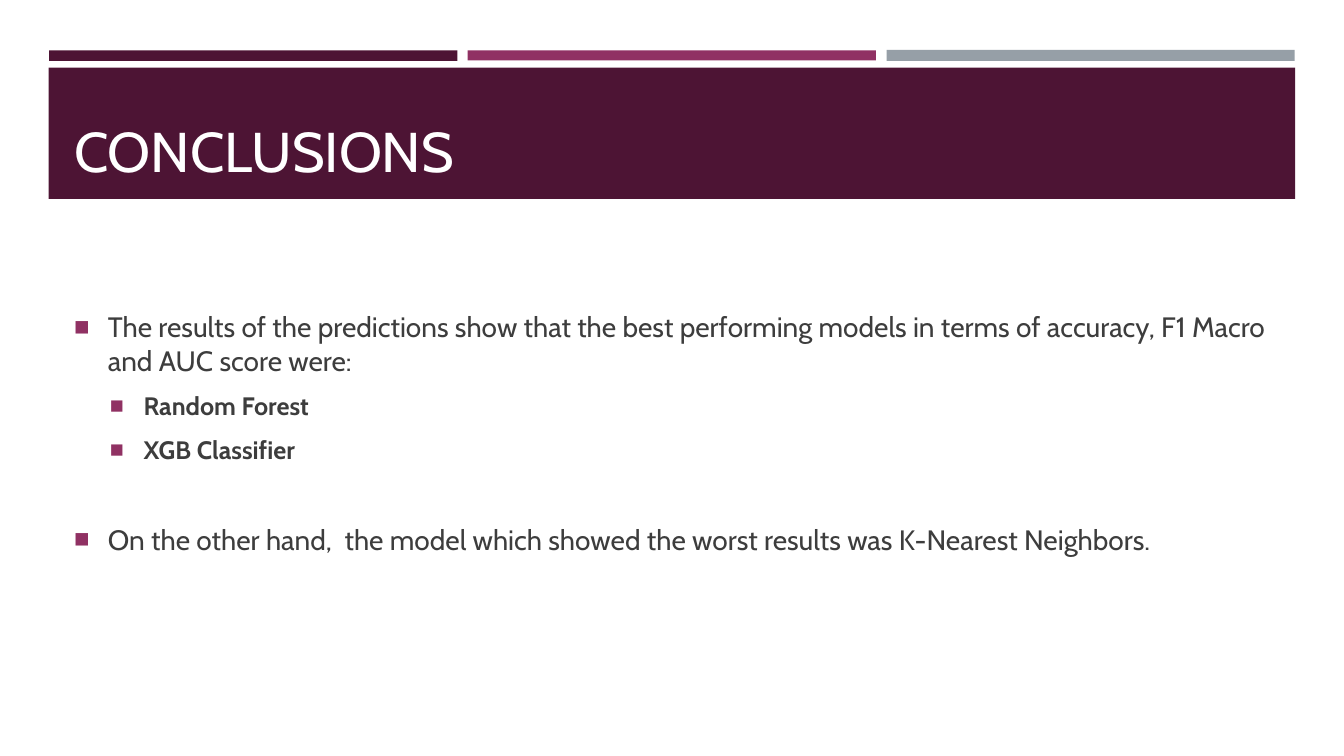
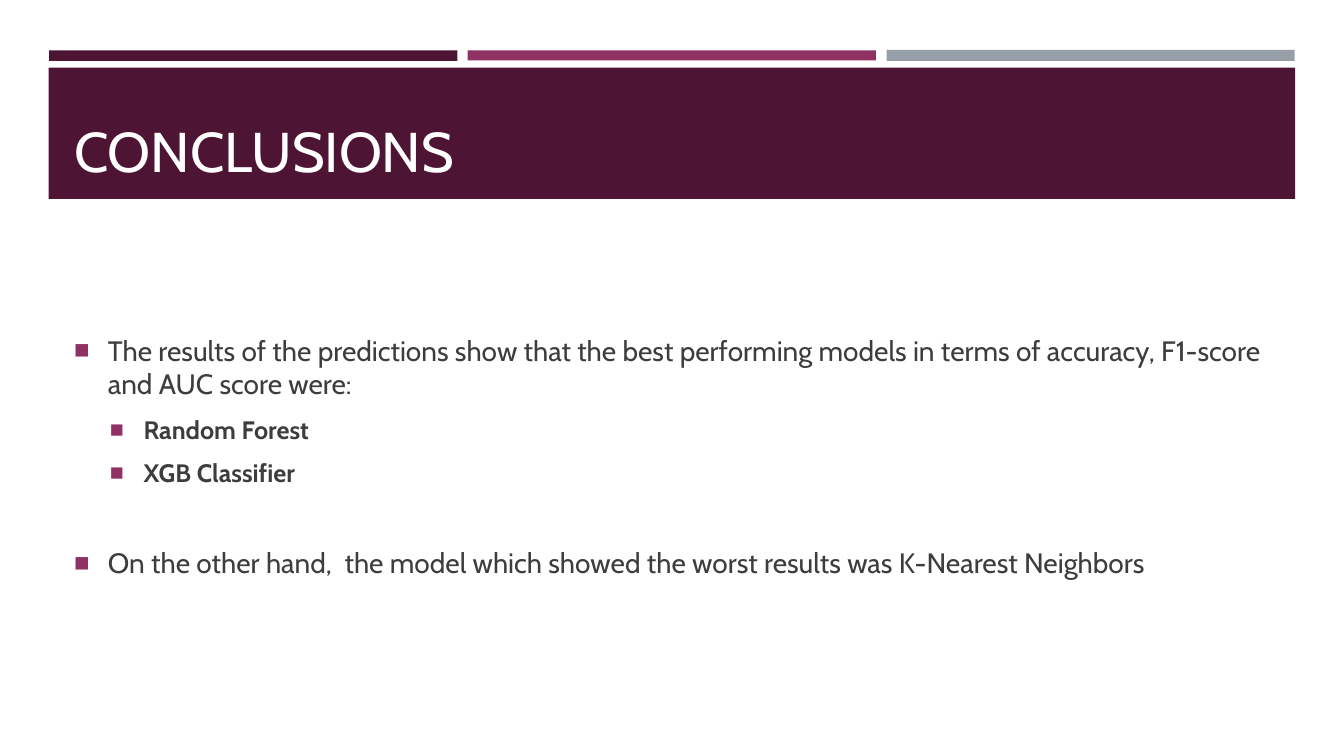
Before and after one commit to stefanopc/Mental-Health-Tech-Prediction, a slide deck: slide 18 of ProjectWorkPPT.pptx (slide 17 before the commit). Drawn at 1344x756 pixels with LibreOffice and Linux fonts; fonts in the diff are those of the drawing. Boxes give left, top, right and bottom in pixels: in the first picture for what was removed or moved away, otherwise in the second. Text is boxed around its words. In the diff, an @@ line names an element or a change of style, - is before the commit and + after.

```diff
--- a/ProjectWorkPPT.pptx
+++ b/ProjectWorkPPT.pptx
@@ text "The results of the predictions ...": place and size @@
-text "The results of the predictions ..." at (108, 316, 1265, 556)
+text "The results of the predictions ..." at (108, 340, 1260, 580)
@@ text at (108, 340, 1260, 395): text changed @@
-■ The results of the predictions show that the best performing models in terms of accuracy, F1 Macro and AUC score were:
+■ The results of the predictions show that the best performing models in terms of accuracy, F1-score and AUC score were:
@@ text at (108, 552, 1144, 580): text changed @@
-■ On the other hand, the model which showed the worst results was K-Nearest Neighbors.
+■ On the other hand, the model which showed the worst results was K-Nearest Neighbors
```
Also in this commit, not shown: 8 other slides changed, 1 slide added, 1 other file.
